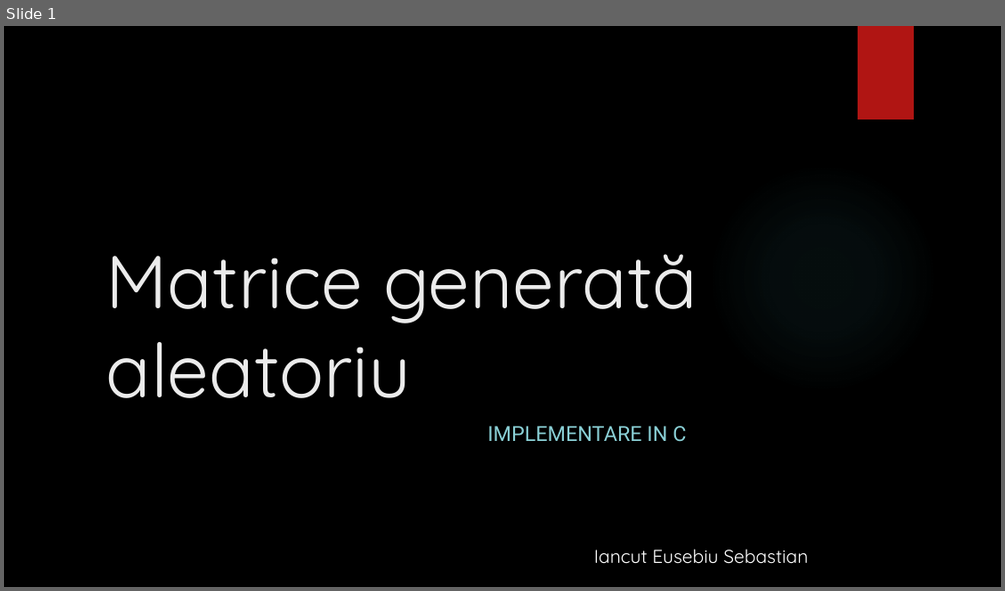
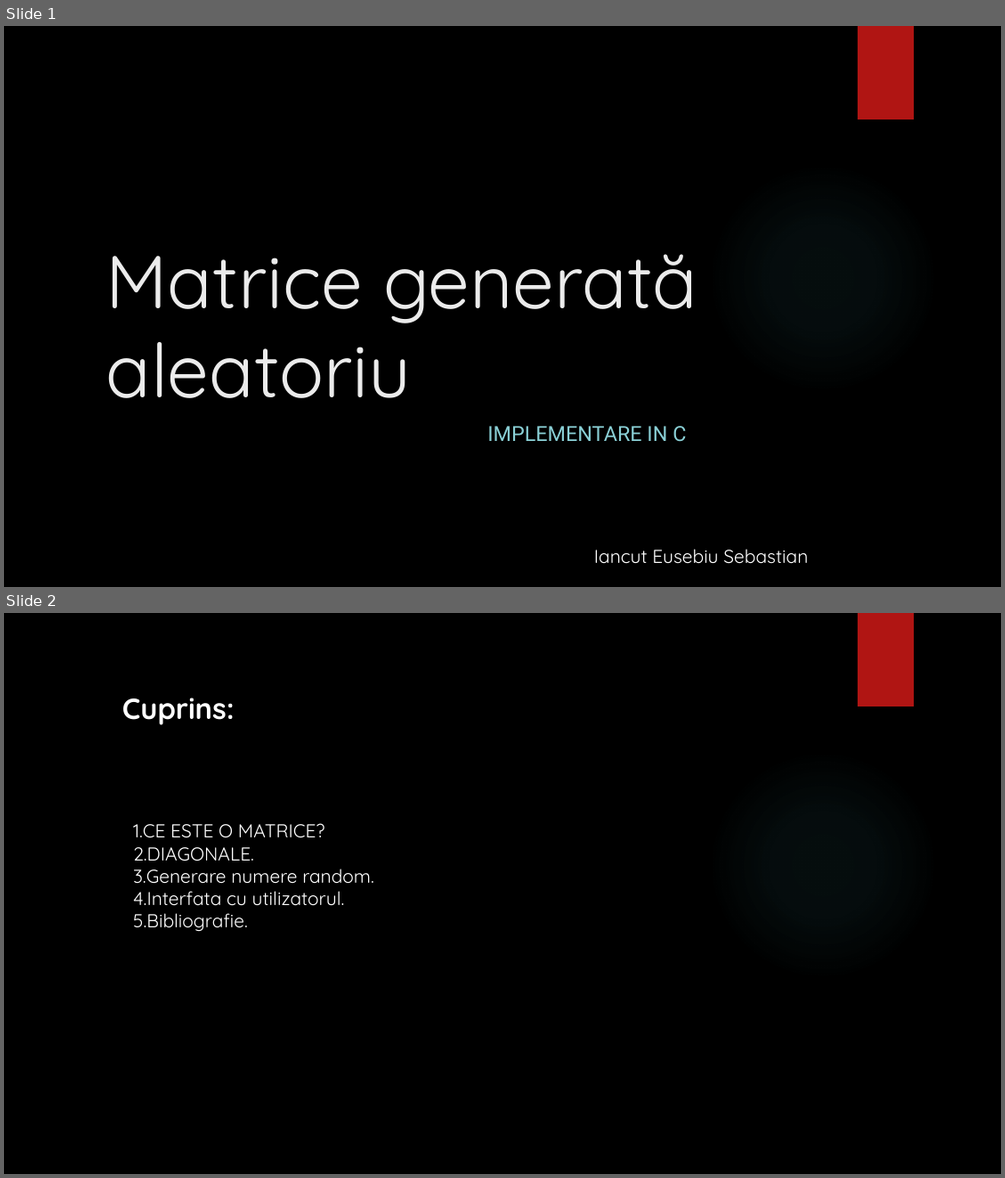
Before and after one commit to IancutEusebiu/proiectsincretic_SDA, a slide deck: Prezentare PS.pptx. Shown one above the other, each under a label of ours: slide 1 before the commit, slides 1 and 2 after it. The pictures are 1005x591 and 1005x1178 pixels, drawn with LibreOffice and Linux fonts; fonts in the diff are those of the drawing; background and template pictures are left out. Boxes give left, top, right and bottom in pixels: in the first picture for what was removed or moved away, otherwise in the second. Text is boxed around its words. In the diff, an @@ line names an element or a change of style, - is before the commit and + after.

```diff
--- a/Prezentare PS.pptx
+++ b/Prezentare PS.pptx
@@ slide 2 added at (4,613,1001,1174), background picture (left out); not listed: 1 template element that a slide beside it also shows @@
@@ rectangle added at (858,613,914,706), fill #B01513 @@
@@ text added at (122,698,235,725), 28 pt, text #FFFFFF, bold @@
+Cuprins:
@@ text added at (133,823,374,931), 18 pt, text #FFFFFF @@
+1.CE ESTE O MATRICE?
+2.DIAGONALE.
+3.Generare numere random.
+4.Interfata cu utilizatorul.
+5.Bibliografie.
```
Also in this commit, not shown: 2 other slides added, 2 other files.
